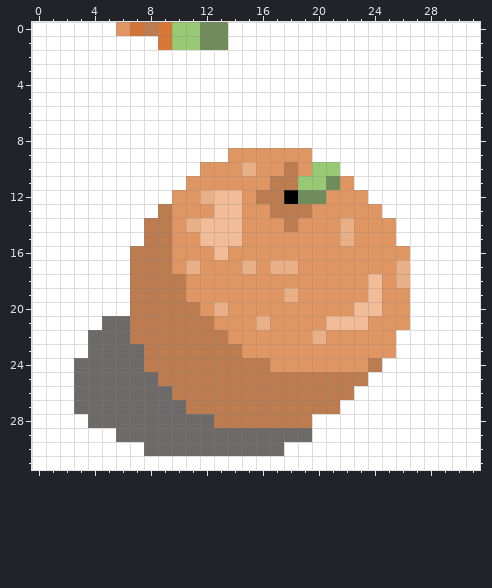
Edited in one commit: pixel-art file (pixel art/orange.aseprite). The picture above is the old version.
32x32 pixels, 1 frame. Colours within 5 levels of each other are drawn and written as one.
Now the later version:
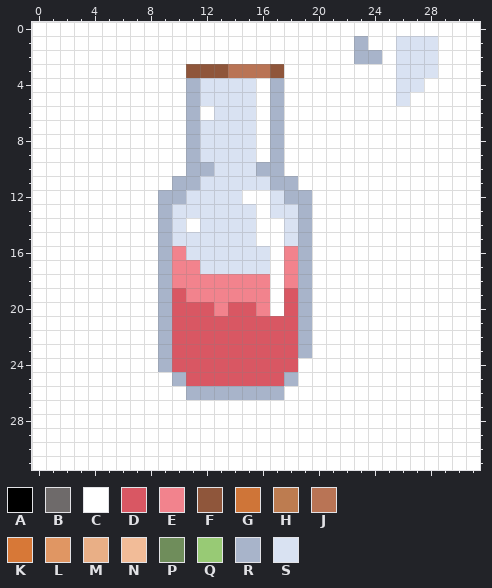
Palette (. is transparent): A #000000  B #6e6a6a  C #ffffff  D #d95763  E #f2838d  F #8f563b  G #cf7538  H #bd7c50  J #b97455  K #d77837  L #e09663  M #e9af86  N #f2bc98  P #6f8d5b  Q #98ca75  R #a8b4ca  S #d9e2f2
Edits made:
layer "shadow" now hidden
layer "orange" now hidden
layer "potion" added
layer "liquid" added
y 0: x 6..13 LGHKQQPP -> CCCCCCCC
y 1: x 9..13 KQQPP -> CCCCC; x 23 C -> R; x 26..28 CCC -> SSS
y 2: x 23..24 CC -> RR; x 26..28 CCC -> SSS
y 3: x 11..17 CCCCCCC -> FFFJJJF; x 26..28 CCC -> SSS
y 4: x 11..15 CCCCC -> RSSSS; x 17 C -> R; x 26..27 CC -> SS
y 5: x 11..15 CCCCC -> RSSSS; x 17 C -> R; x 26 C -> S
y 6: x 11 C -> R; x 13..15 CCC -> SSS; x 17 C -> R
y 7..8: x 11..15 CCCCC -> RSSSS; x 17 C -> R
y 9: x 11..19 CCCLLLLLL -> RSSSSCRCC
y 10: x 11..21 CLLLMLLHLQQ -> RRSSSRRCCCC
y 11: x 10..22 CLLLLLLHHQQPL -> RRSSSSSRRCCCC
y 12: x 9..23 CLLMNNLHHAPPLLL -> RRSSSSCCSRRCCCC
y 13: x 9..24 HLLLNNLLHHHLLLLL -> RSSSSSSCSSRCCCCC
y 14: x 8..25 HHLMNNNLLLHLLLMLLL -> CRSCSSSSCCSRCCCCCC
y 15: x 8..25 HHLLNNNLLLLLLLMLLL -> CRSSSSSSCCSRCCCCCC
y 16: x 7..26 HHHLLLNLLLLLLLLLLLLL -> CCRESSSSSSCERCCCCCCC
y 17: x 7..26 HHHLMLLLMLMMLLLLLLLM -> CCREESSSSSCERCCCCCCC
y 18: x 7..26 HHHHLLLLLLLLLLLLLNLM -> CCREEEEEEECERCCCCCCC
y 19: x 7..26 HHHHLLLLLLLMLLLLLNLL -> CCRDEEEEEECDRCCCCCCC
y 20: x 7..26 HHHHHLMLLLLLLLLLNNLL -> CCRDDDEDDECDRCCCCCCC
y 21: x 5..26 BBHHHHHHLLLMLLLLNNNLLL -> CCCCRDDDDDDDDDRCCCCCCC
y 22: x 4..25 BBBHHHHHHHLLLLLLMLLLLL -> CCCCCRDDDDDDDDDRCCCCCC
y 23: x 4..25 BBBBHHHHHHHLLLLLLLLLLL -> CCCCCRDDDDDDDDDRCCCCCC
y 24: x 3..24 BBBBBHHHHHHHHHLLLLLLLH -> CCCCCCRDDDDDDDDDCCCCCC
y 25: x 3..23 BBBBBBHHHHHHHHHHHHHHH -> CCCCCCCRDDDDDDDRCCCCC
y 26: x 3..22 BBBBBBBHHHHHHHHHHHHH -> CCCCCCCCRRRRRRRCCCCC
y 27: x 3..21 BBBBBBBBHHHHHHHHHHH -> CCCCCCCCCCCCCCCCCCC
y 28: x 4..19 BBBBBBBBBHHHHHHH -> CCCCCCCCCCCCCCCC
y 29: x 6..19 BBBBBBBBBBBBBB -> CCCCCCCCCCCCCC
y 30: x 8..17 BBBBBBBBBB -> CCCCCCCCCC
Pixel boxes of the changes (left, top, right, bottom) in both pictures:
changed: (74, 22, 438, 456)
